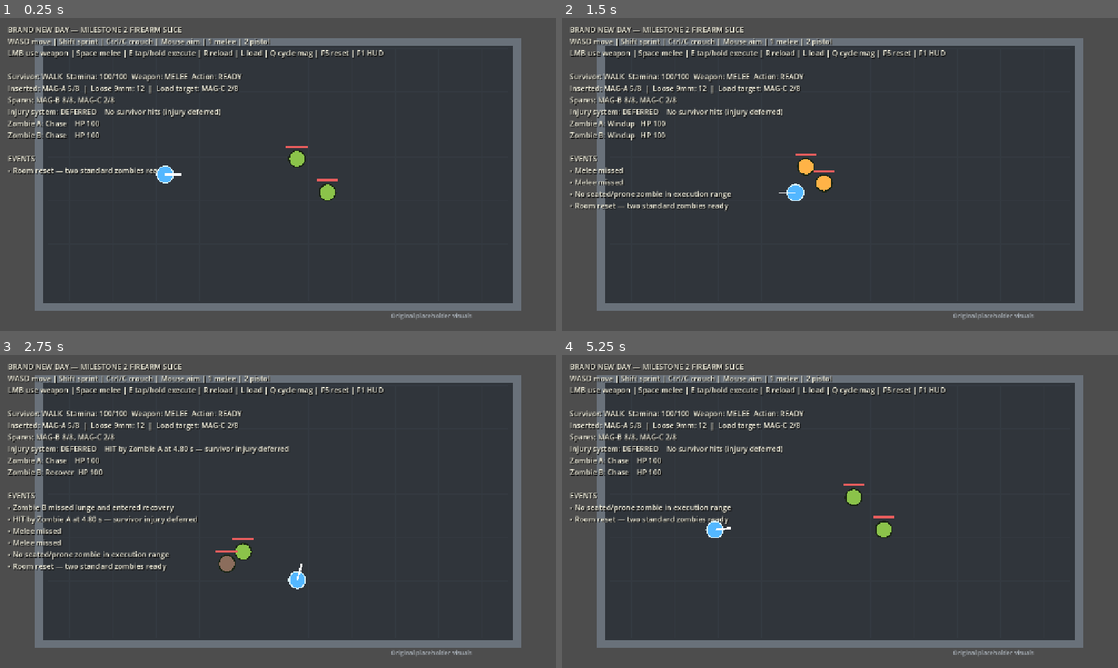
Above: before the commit, frames 1-4 (two rows, left to right).
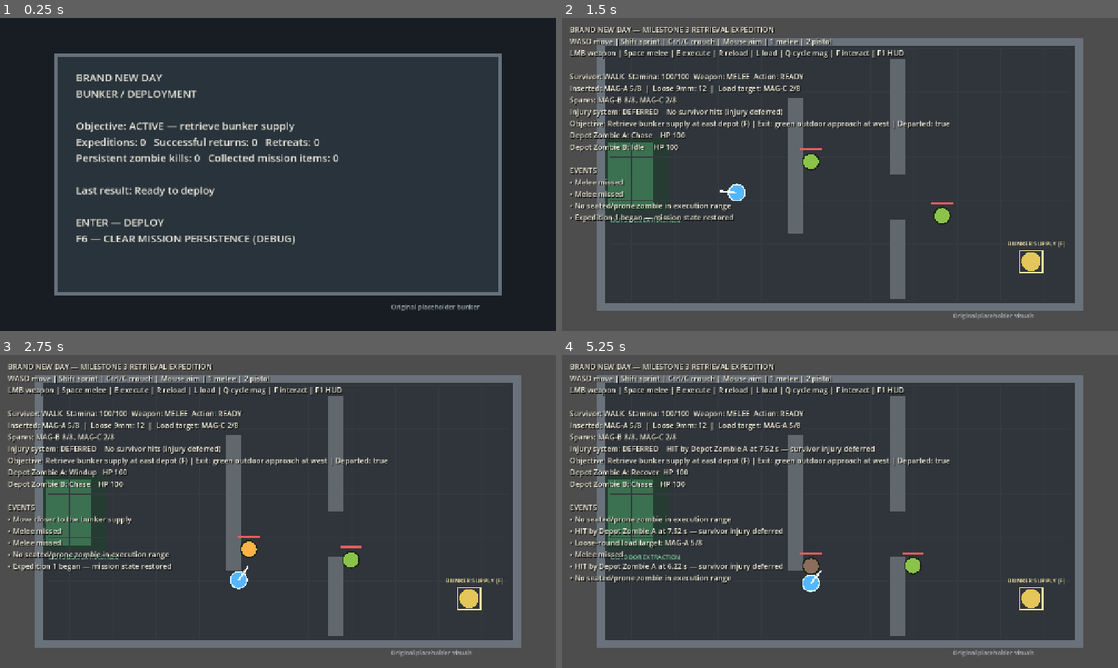
Above: after the commit, the same moments.

Repository: jstnv/brandnewday
Game: Godot game, scene res://scenes/game_flow.tscn
Same seed, same stepped clock (60 frames per second), same inputs: the game is played once before the commit and once after it. Before the commit the project starts from res://scenes/combat_room.tscn.
Inputs (mouse positions are in pixels of both pictures, inside the frame that each line leads up to):
- Up to frame 1 (0.25 s): no input
- Up to frame 2 (1.5 s): tap Enter (deploy, bound only after the commit) at 0.5 s; move the mouse to (962, 158) at 0.52 s; hold D (move_right) 0.53-1.28 s; hold E (execute) 0.53-1.28 s; tap Space (melee) at 0.8, 1.35 s; move the mouse to (728, 190) at 1.27 s; hold S (move_down) from 1.28 s (still down)
- Up to frame 3 (2.75 s): tap Enter (deploy, bound only after the commit) at 1.55 s; move the mouse to (333, 442) at 2.02 s; release S (move_down) at 2.03 s; hold D (move_right) from 2.03 s (still down); hold Enter (deploy, bound only after the commit) from 2.03 s (still down); tap F (interact, bound only after the commit) at 2.3 s
- Up to frame 4 (5.25 s): move the mouse to (812, 574) at 2.77 s; release D (move_right) at 2.78 s; release Enter (deploy, bound only after the commit) at 2.78 s; hold W (move_up) 2.78-3.53 s; tap F (interact, bound only after the commit) at 2.85 s; tap E (execute) at 3.05 s; move the mouse to (1006, 558) at 3.52 s; hold Alt (crouch) 3.53-4.28 s; hold A (move_left) 3.53-5.03 s; tap Space (melee) at 3.8 s; tap R (reload) at 4.15 s; move the mouse to (673, 464) at 4.27 s; tap Q (cycle_magazine) at 4.35 s; tap Enter (deploy, bound only after the commit) at 4.55 s; tap F5 (reset_room) at 4.9 s; move the mouse to (867, 511) at 5.02 s; hold S (move_down) from 5.03 s (still down); hold E (execute) from 5.03 s (still down)

The runs differ from the first frame. In frame 1, 45% of the frame differs, in the area x 0-100%, y 0-100%; in frame 2, 8.7%; in frame 3, 9.1%; in frame 4, 10%.

Commit message:
Implement Milestone 3 retrieval expedition loop

Diff:
--- a/brand-new-day/project.godot
+++ b/brand-new-day/project.godot
@@ -11,7 +11,7 @@
 [application]
 
 config/name="Brand New Day"
-run/main_scene="res://scenes/combat_room.tscn"
+run/main_scene="res://scenes/game_flow.tscn"
 config/features=PackedStringArray("4.7", "GL Compatibility")
 config/icon="res://icon.svg"
 
@@ -25,6 +25,19 @@
 window/stretch/aspect="expand"
 
 [input]
+
+deploy={
+"deadzone": 0.2,
+"events": [Object(InputEventKey,"physical_keycode":4194309)]
+}
+interact={
+"deadzone": 0.2,
+"events": [Object(InputEventKey,"physical_keycode":70)]
+}
+reset_campaign={
+"deadzone": 0.2,
+"events": [Object(InputEventKey,"physical_keycode":4194337)]
+}
 
 move_left={
 "deadzone": 0.2,
--- /dev/null
+++ b/brand-new-day/scenes/game_flow.tscn
@@ -0,0 +1,6 @@
+[gd_scene load_steps=2 format=3]
+
+[ext_resource path="res://scripts/game_flow.gd" type="Script" id="1"]
+
+[node name="GameFlow" type="Node2D"]
+script = ExtResource("1")
--- a/brand-new-day/scripts/combat_room.gd
+++ b/brand-new-day/scripts/combat_room.gd
@@ -1,5 +1,7 @@
 class_name CombatRoom
 extends Node2D
+
+signal expedition_finished(objective_complete: bool)
 
 const SurvivorScene := preload("res://scripts/survivor.gd")
 const ZombieScene := preload("res://scripts/zombie.gd")
@@ -9,23 +11,42 @@
 var event_lines: Array[String] = []
 var debug_visible := true
 var _hud: Label
+var mission_state: MissionState
+var mission_mode := false
+var has_departed_entry := false
+var supply_position := Vector2(1080.0, 560.0)
+var extraction_area := Rect2(105.0, 285.0, 105.0, 155.0)
+
+func configure_mission(state: MissionState) -> void:
+	mission_state = state
+	mission_mode = true
 
 func _ready() -> void:
 	_build_room()
-	reset_room()
+	if mission_state == null:
+		reset_room()
+	else:
+		_spawn_current_expedition()
 
 func _process(_delta: float) -> void:
+	if mission_mode:
+		_check_extraction()
 	_update_hud()
 	queue_redraw()
 
 func _unhandled_input(event: InputEvent) -> void:
-	if event.is_action_pressed("reset_room"):
+	if event.is_action_pressed("interact") and mission_mode:
+		try_collect_supply()
+	elif event.is_action_pressed("reset_room") and not mission_mode:
 		reset_room()
 	elif event.is_action_pressed("toggle_debug"):
 		debug_visible = not debug_visible
 		_hud.visible = debug_visible
 
 func _build_room() -> void:
+	_add_wall_collision(Rect2(520.0, 185.0, 35.0, 310.0))
+	_add_wall_collision(Rect2(755.0, 95.0, 35.0, 265.0))
+	_add_wall_collision(Rect2(755.0, 465.0, 35.0, 180.0))
 	_hud = Label.new()
 	_hud.position = Vector2(18.0, 14.0)
 	_hud.add_theme_font_size_override("font_size", 17)
@@ -35,7 +56,23 @@
 	_hud.add_theme_constant_override("shadow_offset_y", 2)
 	add_child(_hud)
 
+func _add_wall_collision(rect: Rect2) -> void:
+	var body := StaticBody2D.new()
+	body.position = rect.get_center()
+	var collision := CollisionShape2D.new()
+	var shape := RectangleShape2D.new()
+	shape.size = rect.size
+	collision.shape = shape
+	body.add_child(collision)
+	add_child(body)
+
 func reset_room() -> void:
+	mission_state = MissionState.new()
+	mission_state.begin_expedition()
+	mission_mode = false
+	_spawn_current_expedition()
+
+func _spawn_current_expedition() -> void:
 	if is_instance_valid(survivor):
 		survivor.queue_free()
 	for zombie in zombies:
@@ -43,21 +80,57 @@
 			zombie.queue_free()
 	zombies.clear()
 	survivor = SurvivorScene.new()
-	survivor.position = Vector2(380.0, 360.0)
+	survivor.position = Vector2(245.0, 360.0)
 	add_child(survivor)
 	survivor.setup(self)
 	survivor.event_reported.connect(_report_event)
-	_spawn_zombie(Vector2(720.0, 320.0), "Zombie A")
-	_spawn_zombie(Vector2(790.0, 405.0), "Zombie B")
-	event_lines = ["Room reset — two standard zombies ready"]
-
-func _spawn_zombie(position_value: Vector2, label: String) -> void:
+	if not mission_state.is_zombie_dead("depot_zombie_a"):
+		_spawn_zombie(Vector2(675.0, 300.0), "Depot Zombie A", "depot_zombie_a")
+	if not mission_state.is_zombie_dead("depot_zombie_b"):
+		_spawn_zombie(Vector2(875.0, 455.0), "Depot Zombie B", "depot_zombie_b")
+	for index in mission_state.introduced_perimeter_zombie_ids.size():
+		var zombie_id := mission_state.introduced_perimeter_zombie_ids[index]
+		if mission_state.is_zombie_dead(zombie_id):
+			continue
+		var perimeter_position := Vector2(1140.0, 145.0 + float((index * 135) % 430))
+		_spawn_zombie(perimeter_position, "Perimeter Zombie %d" % (index + 1), zombie_id)
+	has_departed_entry = false
+	event_lines = ["Expedition %d began — mission state restored" % mission_state.expedition_count]
+
+func _spawn_zombie(position_value: Vector2, label: String, zombie_id: String = "") -> void:
 	var zombie: Zombie = ZombieScene.new()
 	zombie.position = position_value
 	add_child(zombie)
-	zombie.setup(survivor, label)
+	zombie.setup(survivor, label, zombie_id)
 	zombie.event_reported.connect(_report_event)
+	zombie.died.connect(_on_zombie_died)
 	zombies.append(zombie)
+
+func _on_zombie_died(zombie_id: String) -> void:
+	if zombie_id.is_empty(): return
+	mission_state.mark_zombie_dead(zombie_id)
+	_report_event("Persistent kill recorded: %s" % zombie_id)
+
+func try_collect_supply() -> bool:
+	if mission_state.is_supply_collected():
+		_report_event("Bunker supply already secured on an earlier expedition")
+		return false
+	if survivor.global_position.distance_to(supply_position) > 58.0:
+		_report_event("Move closer to the bunker supply")
+		return false
+	mission_state.collect_supply()
+	_report_event("BUNKER SUPPLY SECURED — return to outdoor extraction")
+	queue_redraw()
+	return true
+
+func _check_extraction() -> void:
+	if not is_instance_valid(survivor): return
+	if survivor.global_position.x > 390.0:
+		has_departed_entry = true
+	if has_departed_entry and extraction_area.has_point(survivor.global_position):
+		set_process(false)
+		set_process_unhandled_input(false)
+		expedition_finished.emit(mission_state.is_objective_complete())
 
 func find_melee_target(origin: Vector2, direction: Vector2) -> Zombie:
 	var best: Zombie
@@ -117,9 +190,9 @@
 	if not is_instance_valid(survivor):
 		return
 	var lines := PackedStringArray()
-	lines.append("BRAND NEW DAY — MILESTONE 2 FIREARM SLICE")
+	lines.append("BRAND NEW DAY — MILESTONE 3 RETRIEVAL EXPEDITION")
 	lines.append("WASD move | Shift sprint | Ctrl/C crouch | Mouse aim | 1 melee | 2 pistol")
-	lines.append("LMB use weapon | Space melee | E tap/hold execute | R reload | L load | Q cycle mag | F5 reset | F1 HUD")
+	lines.append("LMB weapon | Space melee | E execute | R reload | L load | Q cycle mag | F interact | F1 HUD")
 	lines.append("")
 	lines.append("Survivor: %s  Stamina: %3d/100  Weapon: %s  Action: %s" % [survivor.get_movement_state(), roundi(survivor.stamina), survivor.weapon_name(), survivor.action_status()])
 	lines.append("Inserted: %s  |  Loose %s: %d  |  Load target: %s" % [survivor.inserted_magazine.summary(), CombatTuning.PISTOL_AMMO_CATEGORY, survivor.loose_ammo, survivor.magazine_load_target.summary()])
@@ -128,6 +201,9 @@
 		spare_text.append(magazine.summary())
 	lines.append("Spares: " + ", ".join(spare_text))
 	lines.append("Injury system: DEFERRED    %s" % survivor.last_hit_report)
+	if mission_mode:
+		var objective := "SECURED — return to extraction" if mission_state.is_objective_complete() else "Retrieve bunker supply at east depot (F)"
+		lines.append("Objective: %s | Exit: green outdoor approach at west | Departed: %s" % [objective, str(has_departed_entry)])
 	for zombie in zombies:
 		lines.append("%s: %-8s HP %3d" % [zombie.display_name, zombie.state_name(), zombie.health])
 	lines.append("")
@@ -138,9 +214,19 @@
 
 func _draw() -> void:
 	draw_rect(Rect2(CombatTuning.ROOM_ORIGIN, CombatTuning.ROOM_SIZE), Color("30353b"))
+	draw_rect(Rect2(100.0, 275.0, 145.0, 175.0), Color("263c32"))
+	draw_rect(extraction_area, Color("4d9b69", 0.55))
 	for x in range(110, 1180, 50):
 		draw_line(Vector2(x, 70), Vector2(x, 650), Color("343a41"), 1.0)
 	for y in range(70, 650, 50):
 		draw_line(Vector2(110, y), Vector2(1170, y), Color("343a41"), 1.0)
 	draw_rect(Rect2(CombatTuning.ROOM_ORIGIN, CombatTuning.ROOM_SIZE), Color("69717a"), false, 20.0)
+	draw_rect(Rect2(520.0, 185.0, 35.0, 310.0), Color("60676d"))
+	draw_rect(Rect2(755.0, 95.0, 35.0, 265.0), Color("60676d"))
+	draw_rect(Rect2(755.0, 465.0, 35.0, 180.0), Color("60676d"))
+	draw_string(ThemeDB.fallback_font, Vector2(112.0, 470.0), "OUTDOOR EXTRACTION", HORIZONTAL_ALIGNMENT_LEFT, -1, 14, Color("78d49b"))
+	if mission_state != null and not mission_state.is_supply_collected():
+		draw_circle(supply_position, 22.0, Color("e4c65a"))
+		draw_rect(Rect2(supply_position - Vector2(26.0, 26.0), Vector2(52.0, 52.0)), Color("fff0a3"), false, 3.0)
+		draw_string(ThemeDB.fallback_font, supply_position + Vector2(-54.0, -36.0), "BUNKER SUPPLY [F]", HORIZONTAL_ALIGNMENT_LEFT, -1, 14, Color("fff0a3"))
 	draw_string(ThemeDB.fallback_font, Vector2(900, 690), "Original placeholder visuals", HORIZONTAL_ALIGNMENT_LEFT, -1, 14, Color("aab2ba"))
--- /dev/null
+++ b/brand-new-day/scripts/game_flow.gd
@@ -0,0 +1,63 @@
+class_name GameFlow
+extends Node2D
+
+var mission_state := MissionState.new()
+var active_expedition: CombatRoom
+var _bunker_label: Label
+var in_bunker := true
+var last_result := "Ready to deploy"
+
+func _ready() -> void:
+	_build_bunker_ui()
+	_show_bunker()
+
+func _build_bunker_ui() -> void:
+	_bunker_label = Label.new()
+	_bunker_label.position = Vector2(175.0, 120.0)
+	_bunker_label.add_theme_font_size_override("font_size", 24)
+	_bunker_label.add_theme_color_override("font_color", Color("e7e4d8"))
+	add_child(_bunker_label)
+
+func _unhandled_input(event: InputEvent) -> void:
+	if not in_bunker: return
+	if event.is_action_pressed("deploy"):
+		deploy()
+	elif event.is_action_pressed("reset_campaign"):
+		mission_state = MissionState.new()
+		last_result = "Expedition persistence cleared for debug replay"
+		_update_bunker_text()
+
+func deploy() -> void:
+	if not in_bunker: return
+	mission_state.begin_expedition()
+	active_expedition = load("res://scenes/combat_room.tscn").instantiate() as CombatRoom
+	active_expedition.configure_mission(mission_state)
+	active_expedition.expedition_finished.connect(_on_expedition_finished)
+	add_child(active_expedition)
+	in_bunker = false
+	_bunker_label.visible = false
+	queue_redraw()
+
+func _on_expedition_finished(objective_complete: bool) -> void:
+	mission_state.record_extraction()
+	last_result = "Bunker supply secured and extracted" if objective_complete else "Retreated safely; mission progress preserved"
+	active_expedition.queue_free()
+	active_expedition = null
+	_show_bunker()
+
+func _show_bunker() -> void:
+	in_bunker = true
+	_bunker_label.visible = true
+	_update_bunker_text()
+	queue_redraw()
+
+func _update_bunker_text() -> void:
+	var objective := "COMPLETE — bunker supply recovered" if mission_state.is_objective_complete() else "ACTIVE — retrieve bunker supply"
+	_bunker_label.text = "BRAND NEW DAY\nBUNKER / DEPLOYMENT\n\nObjective: %s\nExpeditions: %d   Successful returns: %d   Retreats: %d\nPersistent zombie kills: %d   Collected mission items: %d\n\nLast result: %s\n\nENTER — DEPLOY\nF6 — CLEAR MISSION PERSISTENCE (DEBUG)" % [objective, mission_state.expedition_count, mission_state.successful_extractions, mission_state.retreats, mission_state.dead_zombie_ids.size(), mission_state.collected_item_ids.size(), last_result]
+
+func _draw() -> void:
+	if not in_bunker: return
+	draw_rect(Rect2(Vector2.ZERO, Vector2(1280.0, 720.0)), Color("171d22"))
+	draw_rect(Rect2(130.0, 85.0, 1020.0, 550.0), Color("29333b"))
+	draw_rect(Rect2(130.0, 85.0, 1020.0, 550.0), Color("65717b"), false, 8.0)
+	draw_string(ThemeDB.fallback_font, Vector2(900.0, 670.0), "Original placeholder bunker", HORIZONTAL_ALIGNMENT_LEFT, -1, 15, Color("9ca8b0"))
--- a/brand-new-day/scripts/milestone_verifier.gd
+++ b/brand-new-day/scripts/milestone_verifier.gd
@@ -306,5 +306,74 @@
 	target._physics_process(0.01)
 	_check(target.state == Zombie.State.RECOVER, "missed lunge enters recovery")
 
+	# Milestone 3 expedition persistence and bunker/deployment loop.
+	var persistent_state := MissionState.new()
+	persistent_state.begin_expedition()
+	var expedition := load("res://scenes/combat_room.tscn").instantiate() as CombatRoom
+	expedition.configure_mission(persistent_state)
+	root.add_child(expedition)
+	await process_frame
+	_check(expedition.zombies.size() == 2 and not persistent_state.is_supply_collected(), "first expedition starts with core zombies and available bunker supply")
+	_check(expedition.zombies[0].persistent_id == "depot_zombie_a" and expedition.zombies[1].persistent_id == "depot_zombie_b", "mission zombies use stable persistent identities")
+	expedition.zombies[0].receive_melee(CombatTuning.ZOMBIE_MAX_HEALTH, Vector2.RIGHT)
+	_check(persistent_state.is_zombie_dead("depot_zombie_a"), "zombie death is recorded immediately in mission state")
+	expedition.survivor.position = expedition.supply_position
+	_check(expedition.try_collect_supply() and persistent_state.is_supply_collected() and persistent_state.is_objective_complete(), "bunker supply collection and objective step persist immediately")
+	var active_count := expedition.zombies.size()
+	expedition._process(0.2)
+	_check(expedition.zombies.size() == active_count and persistent_state.introduced_perimeter_zombie_ids.is_empty(), "no zombies are introduced during an active expedition")
+	var extraction_result := [false, false]
+	expedition.expedition_finished.connect(func(success: bool) -> void:
+		extraction_result[0] = true
+		extraction_result[1] = success)
+	expedition.has_departed_entry = true
+	expedition.survivor.position = expedition.extraction_area.get_center()
+	expedition._process(0.01)
+	_check(extraction_result[0] and extraction_result[1], "returning through outdoor extraction completes a secured objective")
+	expedition.queue_free()
+	await process_frame
+	persistent_state.begin_expedition()
+	var retry := load("res://scenes/combat_room.tscn").instantiate() as CombatRoom
+	retry.configure_mission(persistent_state)
+	root.add_child(retry)
+	await process_frame
+	var retry_ids: Array[String] = []
+	for zombie in retry.zombies: retry_ids.append(zombie.persistent_id)
+	_check(not retry_ids.has("depot_zombie_a"), "killed zombie remains dead on retry")
+	_check(persistent_state.is_objective_complete() and persistent_state.is_supply_collected(), "collected supply stays gone and completed objective step remains complete")
+	_check(retry_ids.has("perimeter_zombie_01") and retry.zombies.any(func(zombie: Zombie) -> bool: return zombie.persistent_id == "perimeter_zombie_01" and zombie.position.x >= 1100.0), "new zombie is introduced at the perimeter only between expeditions")
+	retry.queue_free()
+	await process_frame
+
+	var retreat_state := MissionState.new()
+	retreat_state.begin_expedition()
+	var retreat_room := load("res://scenes/combat_room.tscn").instantiate() as CombatRoom
+	retreat_room.configure_mission(retreat_state)
+	root.add_child(retreat_room)
+	await process_frame
+	var retreat_result := [false, true]
+	retreat_room.expedition_finished.connect(func(success: bool) -> void:
+		retreat_result[0] = true
+		retreat_result[1] = success)
+	retreat_room.has_departed_entry = true
+	retreat_room.survivor.position = retreat_room.extraction_area.get_center()
+	retreat_room._process(0.01)
+	retreat_state.record_extraction()
+	_check(retreat_result[0] and not retreat_result[1] and retreat_state.retreats == 1, "returning before collection records a safe retreat")
+	retreat_room.queue_free()
+	await process_frame
+	retreat_state.begin_expedition()
+	_check(not retreat_state.is_objective_complete() and retreat_state.introduced_perimeter_zombie_ids.has("perimeter_zombie_01"), "retreat retry preserves incomplete objective and introduces perimeter zombie between expeditions")
+
+	var flow := load("res://scenes/game_flow.tscn").instantiate() as GameFlow
+	root.add_child(flow)
+	await process_frame
+	_check(flow.in_bunker and flow.active_expedition == null, "main game loop launches at bunker deployment screen")
+	flow.deploy()
+	await process_frame
+	_check(not flow.in_bunker and flow.active_expedition != null and flow.mission_state.expedition_count == 1, "bunker deployment starts first handcrafted expedition")
+	flow.queue_free()
+	await process_frame
+
 	print("VERIFICATION: %d checks, %d failures" % [checks, failures.size()])
 	quit(0 if failures.is_empty() else 1)
--- /dev/null
+++ b/brand-new-day/scripts/mission_state.gd
@@ -0,0 +1,51 @@
+class_name MissionState
+extends RefCounted
+
+const SUPPLY_ID := "bunker_supply_01"
+const CORE_ZOMBIE_IDS := ["depot_zombie_a", "depot_zombie_b"]
+
+var expedition_count := 0
+var dead_zombie_ids: Dictionary = {}
+var collected_item_ids: Dictionary = {}
+var completed_objective_steps: Dictionary = {}
+var introduced_perimeter_zombie_ids: Array[String] = []
+var successful_extractions := 0
+var retreats := 0
+
+func begin_expedition() -> void:
+	expedition_count += 1
+	if expedition_count > 1:
+		var perimeter_id := "perimeter_zombie_%02d" % (expedition_count - 1)
+		if not introduced_perimeter_zombie_ids.has(perimeter_id):
+			introduced_perimeter_zombie_ids.append(perimeter_id)
+
+func mark_zombie_dead(zombie_id: String) -> void:
+	dead_zombie_ids[zombie_id] = true
+
+func is_zombie_dead(zombie_id: String) -> bool:
+	return dead_zombie_ids.has(zombie_id)
+
+func collect_supply() -> bool:
+	if collected_item_ids.has(SUPPLY_ID):
+		return false
+	collected_item_ids[SUPPLY_ID] = true
+	completed_objective_steps["supply_secured"] = true
+	return true
+
+func is_supply_collected() -> bool:
+	return collected_item_ids.has(SUPPLY_ID)
+
+func is_objective_complete() -> bool:
+	return completed_objective_steps.has("supply_secured")
+
+func record_extraction() -> void:
+	if is_objective_complete(): successful_extractions += 1
+	else: retreats += 1
+
+func living_zombie_ids_for_expedition() -> Array[String]:
+	var result: Array[String] = []
+	for zombie_id in CORE_ZOMBIE_IDS:
+		if not is_zombie_dead(zombie_id): result.append(zombie_id)
+	for zombie_id in introduced_perimeter_zombie_ids:
+		if not is_zombie_dead(zombie_id): result.append(zombie_id)
+	return result
--- a/brand-new-day/scripts/survivor.gd
+++ b/brand-new-day/scripts/survivor.gd
@@ -34,6 +34,13 @@
 
 func setup(room: CombatRoom) -> void:
 	_room = room
+	if get_node_or_null("CollisionShape2D") == null:
+		var collision := CollisionShape2D.new()
+		collision.name = "CollisionShape2D"
+		var shape := CircleShape2D.new()
+		shape.radius = 18.0
+		collision.shape = shape
+		add_child(collision)
 	_reset_inventory()
 	queue_redraw()
 
--- a/brand-new-day/scripts/zombie.gd
+++ b/brand-new-day/scripts/zombie.gd
@@ -4,6 +4,7 @@
 enum State { IDLE, CHASE, WINDUP, LUNGE, RECOVER, SEATED, PRONE, DEAD }
 
 signal event_reported(message: String)
+signal died(zombie_id: String)
 
 var state := State.IDLE
 var health := CombatTuning.ZOMBIE_MAX_HEALTH
@@ -11,10 +12,20 @@
 var lunge_direction := Vector2.ZERO
 var survivor: Survivor
 var display_name := "Zombie"
+var persistent_id := ""
+var _death_reported := false
 
-func setup(target: Survivor, label: String) -> void:
+func setup(target: Survivor, label: String, id_value: String = "") -> void:
 	survivor = target
 	display_name = label
+	persistent_id = id_value
+	if get_node_or_null("CollisionShape2D") == null:
+		var collision := CollisionShape2D.new()
+		collision.name = "CollisionShape2D"
+		var shape := CircleShape2D.new()
+		shape.radius = 18.0
+		collision.shape = shape
+		add_child(collision)
 	queue_redraw()
 
 func _physics_process(delta: float) -> void:
@@ -130,6 +141,9 @@
 
 func _set_state(next_state: State) -> void:
 	state = next_state
+	if state == State.DEAD and not _death_reported:
+		_death_reported = true
+		died.emit(persistent_id)
 	queue_redraw()
 
 func _draw() -> void:
Not shown, added: brand-new-day/scripts/game_flow.gd.uid
Not shown, added: brand-new-day/scripts/mission_state.gd.uid
Not shown, changed: MILESTONE_LOG.txt
Not shown, changed: docs/DESIGN.md
Not shown, changed: docs/MILESTONES.md
Not shown, changed: docs/PROGRESS.md
